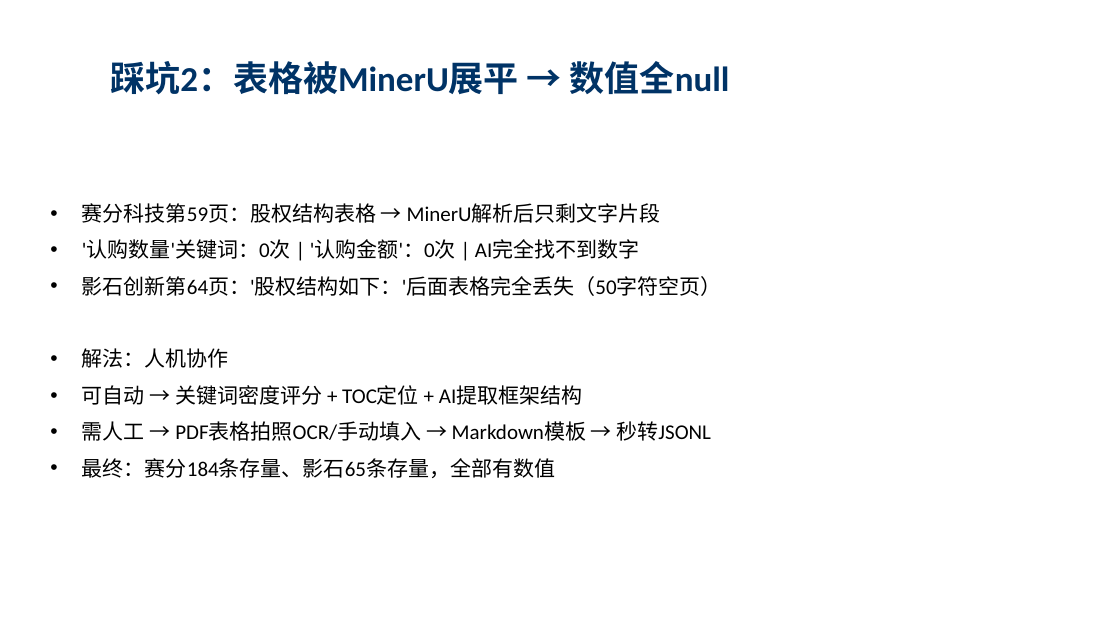
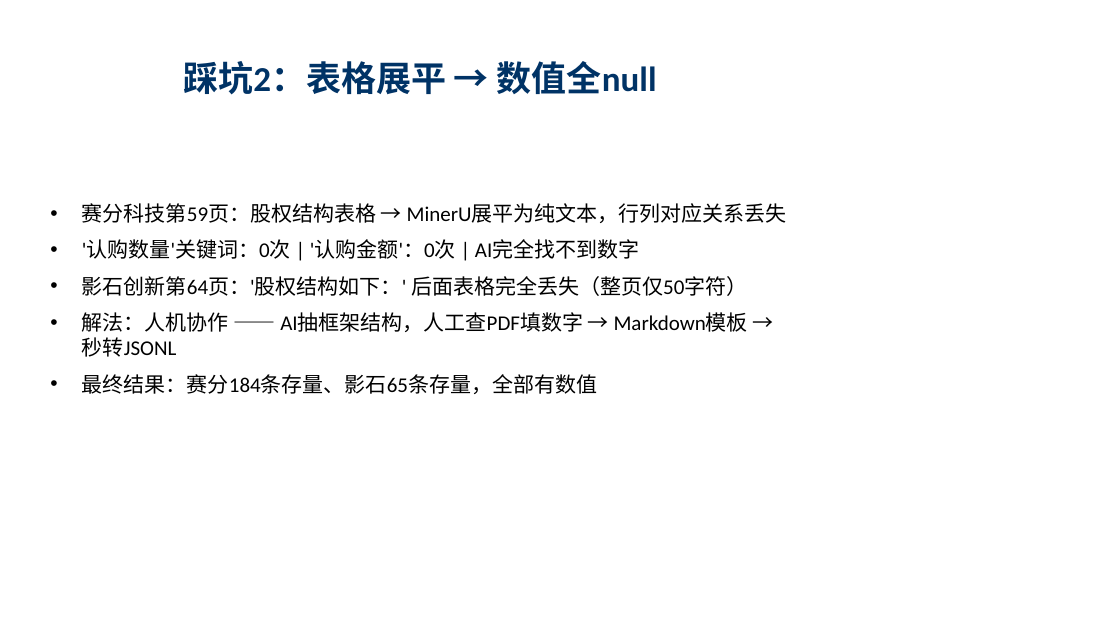
Before and after one commit to flyxx-pro/team-star, a slide deck: slide 5 of presentation/Week3_汇报_刘宇轩_苏宇垚.pptx (slide 4 before the commit). Drawn at 1120x630 pixels with LibreOffice and Linux fonts; fonts in the diff are those of the drawing. Boxes give left, top, right and bottom in pixels: in the first picture for what was removed or moved away, otherwise in the second. Text is boxed around its words. In the diff, an @@ line names an element or a change of style, - is before the commit and + after.

Commit message:
[PPT] 最终版-10页-深蓝主题-表格+踩坑+解法+TOC

```diff
--- a/presentation/Week3_汇报_刘宇轩_苏宇垚.pptx
+++ b/presentation/Week3_汇报_刘宇轩_苏宇垚.pptx
@@ title at bbox=[183, 61, 657, 95]: text changed @@
-踩坑2：表格被MinerU展平 → 数值全null
+踩坑2：表格展平 → 数值全null
@@ text at bbox=[82, 203, 787, 223]: text changed @@
-• 赛分科技第59页：股权结构表格 → MinerU解析后只剩文字片段
+• 赛分科技第59页：股权结构表格 → MinerU展平为纯文本，行列对应关系丢失
@@ text at bbox=[82, 276, 748, 394]: text changed @@
-• 影石创新第64页：'股权结构如下：'后面表格完全丢失（50字符空页）
-• 解法：人机协作
-• 可自动 → 关键词密度评分 + TOC定位 + AI提取框架结构
-• 需人工 → PDF表格拍照OCR/手动填入 → Markdown模板 → 秒转JSONL
-• 最终：赛分184条存量、影石65条存量，全部有数值
+• 影石创新第64页：'股权结构如下：' 后面表格完全丢失（整页仅50字符）
+• 解法：人机协作 —— AI抽框架结构，人工查PDF填数字 → Markdown模板 → 秒转JSONL
+• 最终结果：赛分184条存量、影石65条存量，全部有数值
```
Also in this commit, not shown: 8 other slides changed, 1 slide added, 1 slide removed.
